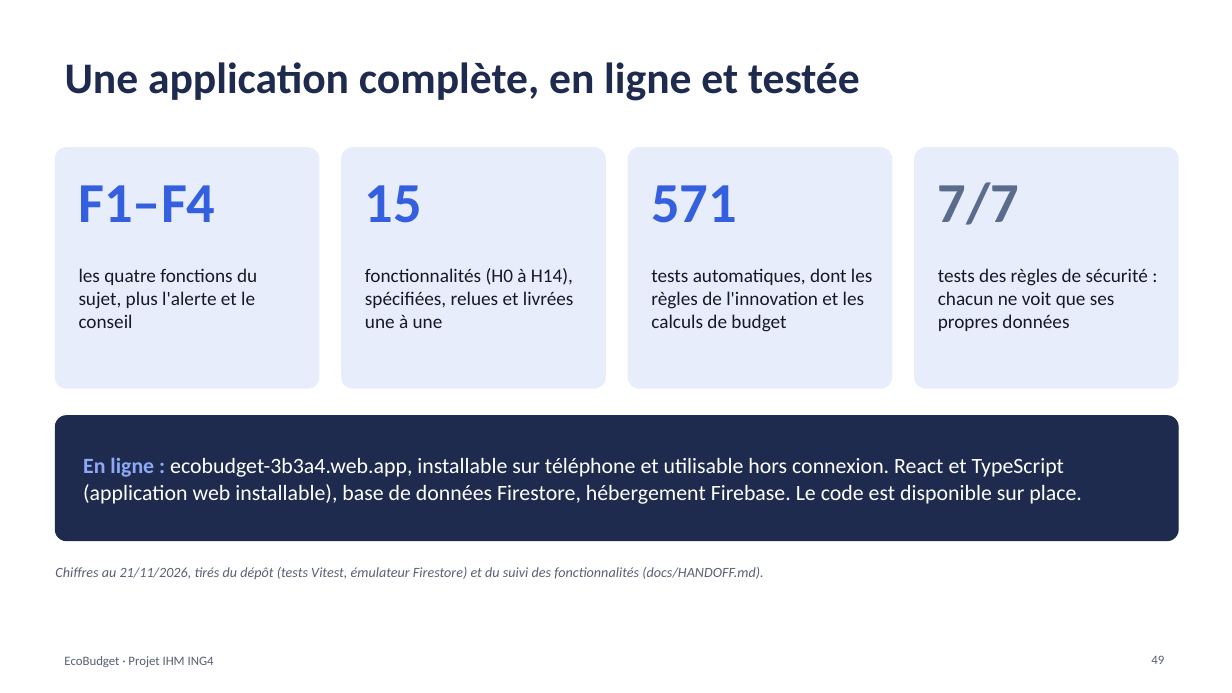
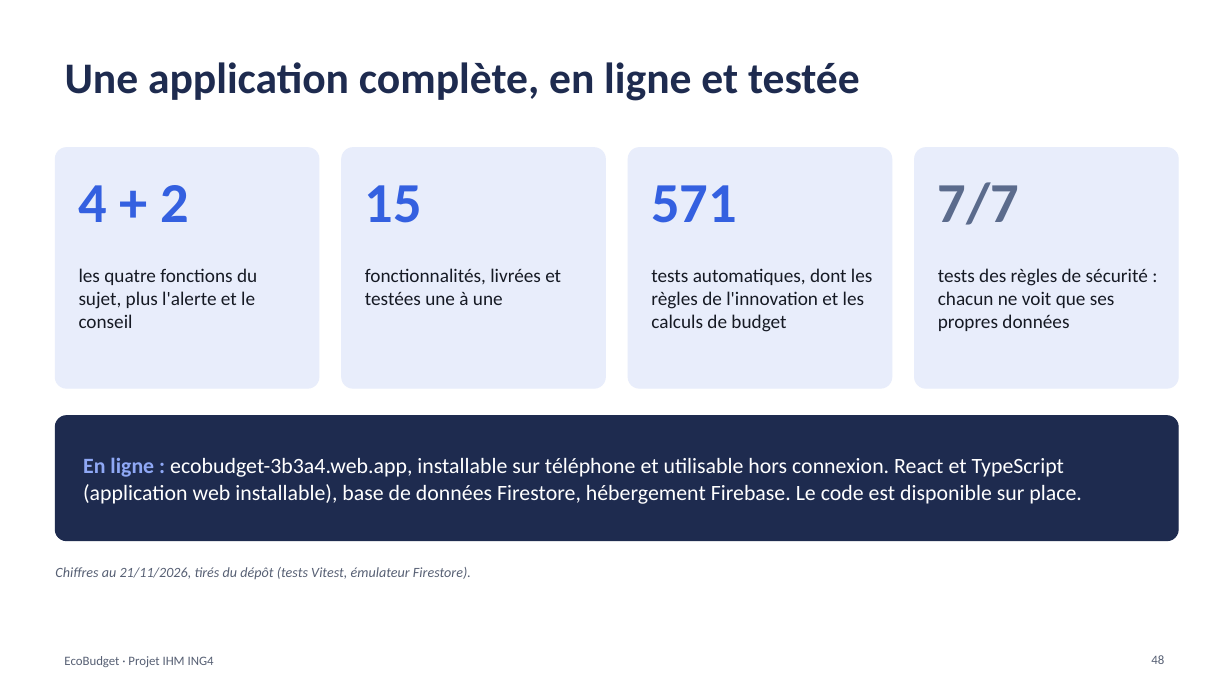
Before and after one commit to kaderouadahi/EcoBudget, a slide deck: slide 48 of livrables/EcoBudget.pptx (slide 49 before the commit). Drawn at 1232x693 pixels with LibreOffice and Linux fonts; fonts in the diff are those of the drawing. Boxes give left, top, right and bottom in pixels: in the first picture for what was removed or moved away, otherwise in the second. Text is boxed around its words. In the diff, an @@ line names an element or a change of style, - is before the commit and + after.

Commit message:
docs: diaporama, contradictions corrigées (conseil « Compris », deux boutons, historique demandé lors des tests, tests finaux terminés)

```diff
--- a/livrables/EcoBudget.pptx
+++ b/livrables/EcoBudget.pptx
@@ text at (79, 185, 190, 222): text changed @@
-F1–F4
+4 + 2
@@ text at (365, 268, 561, 305): text changed @@
-fonctionnalités (H0 à H14), spécifiées, relues et livrées une à une
+fonctionnalités, livrées et testées une à une
@@ text at (55, 567, 471, 579): text changed @@
-Chiffres au 21/11/2026, tirés du dépôt (tests Vitest, émulateur Firestore) et du suivi des fonctionnalités (docs/HANDOFF.md).
+Chiffres au 21/11/2026, tirés du dépôt (tests Vitest, émulateur Firestore).
```
Also in this commit, not shown: 17 other slides changed, 1 slide removed, 1 other file.
